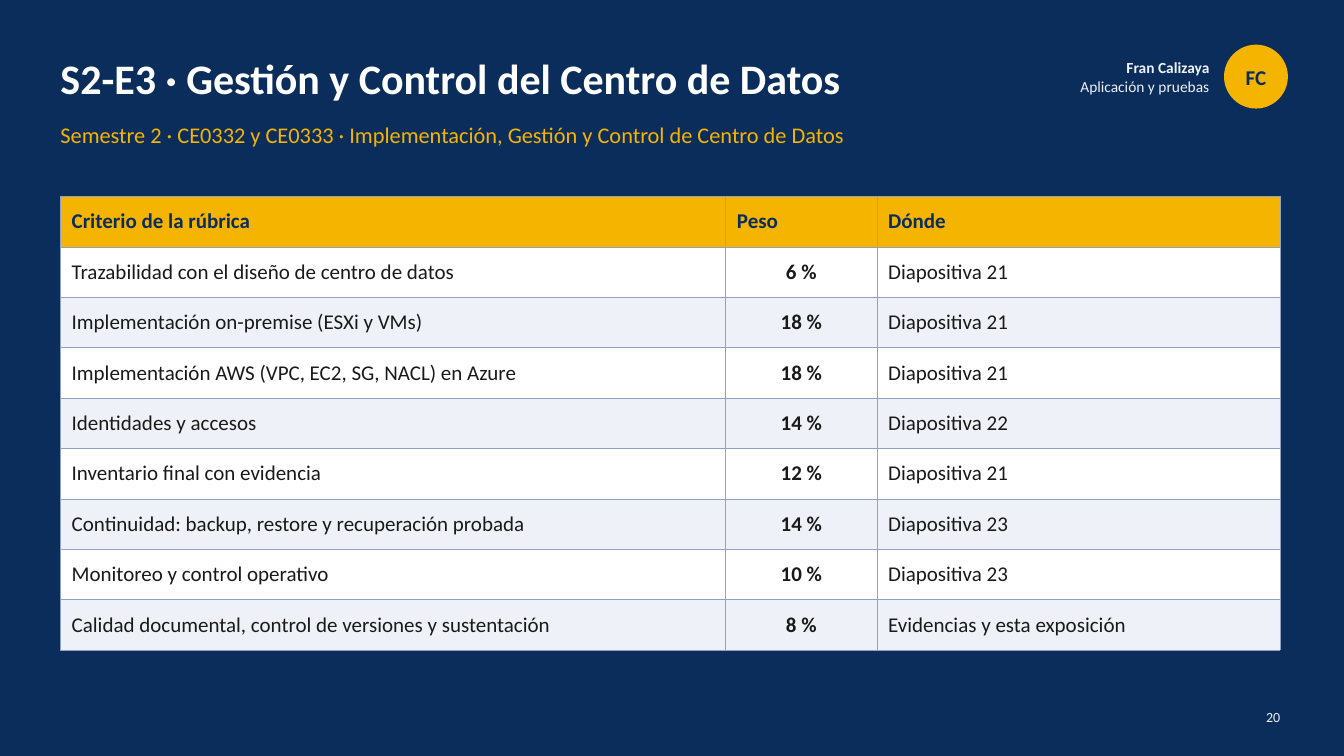
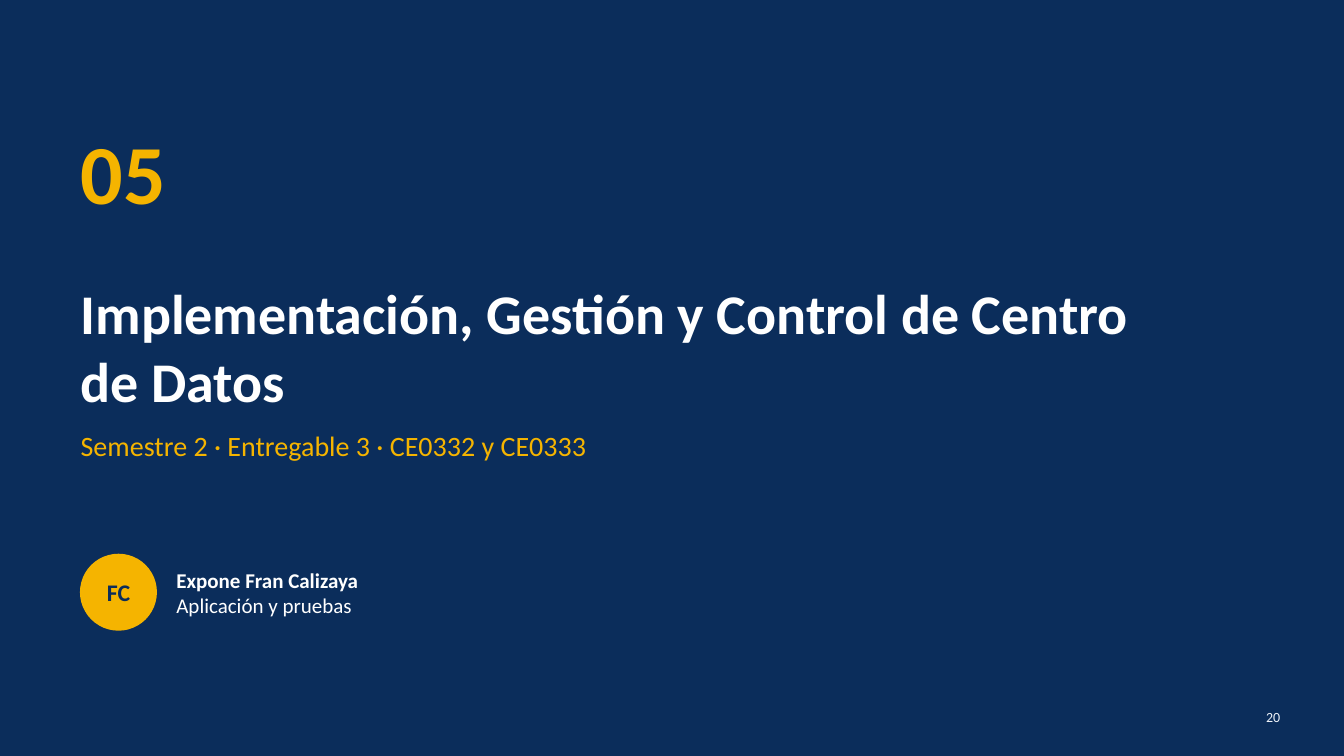
Before and after one commit to francalizaya266-sudo/venga-implantes, a slide deck: slide 20 of docs/entregables/CE03-infraestructura/presentaciones/CE03-Infraestructura-Tecnologica.pptx. Drawn at 1344x756 pixels with LibreOffice and Linux fonts; fonts in the diff are those of the drawing. Boxes give left, top, right and bottom in pixels: in the first picture for what was removed or moved away, otherwise in the second. Text is boxed around its words. In the diff, an @@ line names an element or a change of style, - is before the commit and + after.

```diff
--- a/docs/entregables/CE03-infraestructura/presentaciones/CE03-Infraestructura-Tecnologica.pptx
+++ b/docs/entregables/CE03-infraestructura/presentaciones/CE03-Infraestructura-Tecnologica.pptx
@@ title removed at bbox=[60, 64, 840, 101] @@
-S2-E3 · Gestión y Control del Centro de Datos
@@ text added at bbox=[81, 149, 166, 205], 60 pt, text #F5B400, bold @@
+05
@@ table removed at bbox=[60, 197, 1280, 640], 9 rows, 3 columns @@
-Criterio de la rúbrica | Peso | Dónde
-Trazabilidad con el diseño de centro de datos | 6 % | Diapositiva 21
-Implementación on-premise (ESXi y VMs) | 18 % | Diapositiva 21
-Implementación AWS (VPC, EC2, SG, NACL) en Azure | 18 % | Diapositiva 21
-Identidades y accesos | 14 % | Diapositiva 22
-Inventario final con evidencia | 12 % | Diapositiva 21
-Continuidad: backup, restore y recuperación probada | 14 % | Diapositiva 23
-Monitoreo y control operativo | 10 % | Diapositiva 23
-Calidad documental, control de versiones y sustentación | 8 % | Evidencias y esta exposición
@@ title "Implementación, Gestión y Control de ..." at bbox=[81, 294, 1128, 403]: vertical alignment top to bottom @@
@@ title at bbox=[81, 294, 1128, 403]: text changed; size 16 to 40 pt; text colour #F5B400 to #FFFFFF; bold on @@
-Semestre 2 · CE0332 y CE0333 · Implementación, Gestión y Control de Centro de Datos
+Implementación, Gestión y Control de Centro de Datos
@@ text added at bbox=[81, 436, 586, 461], 20 pt, text #F5B400 @@
+Semestre 2 · Entregable 3 · CE0332 y CE0333
@@ text "FC": place and size @@
-text "FC" at bbox=[1246, 71, 1267, 85]
+text "FC" at bbox=[107, 585, 130, 601]
@@ text "FC" at bbox=[107, 585, 130, 601]: size 15 to 17 pt @@
@@ ellipse: place and size @@
-ellipse at bbox=[1225, 45, 1288, 108]
+ellipse at bbox=[81, 555, 156, 630]
@@ text "Expone Fran Calizaya": place and size @@
-text "Expone Fran Calizaya" at bbox=[1080, 62, 1209, 95]
+text "Expone Fran Calizaya" at bbox=[176, 573, 358, 617]
@@ text at bbox=[176, 573, 358, 592]: text changed; size 11 to 15 pt; text colour #EEF2F8 to #FFFFFF @@
-Fran Calizaya
+Expone Fran Calizaya
@@ text at bbox=[176, 598, 352, 617]: size 11 to 15 pt, text colour #EEF2F8 to #FFFFFF in "Aplicación y pruebas"; alignment right to left @@
```
Also in this commit, not shown: 22 other slides changed, 3 other files.
